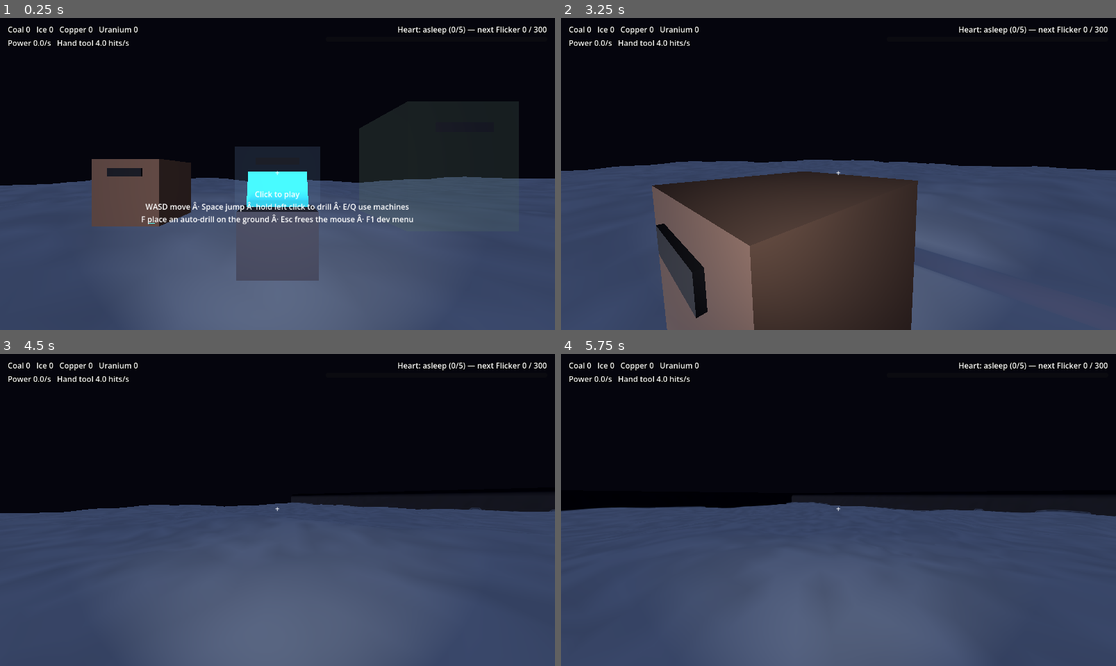
Above: before the commit, frames 1-4 (two rows, left to right).
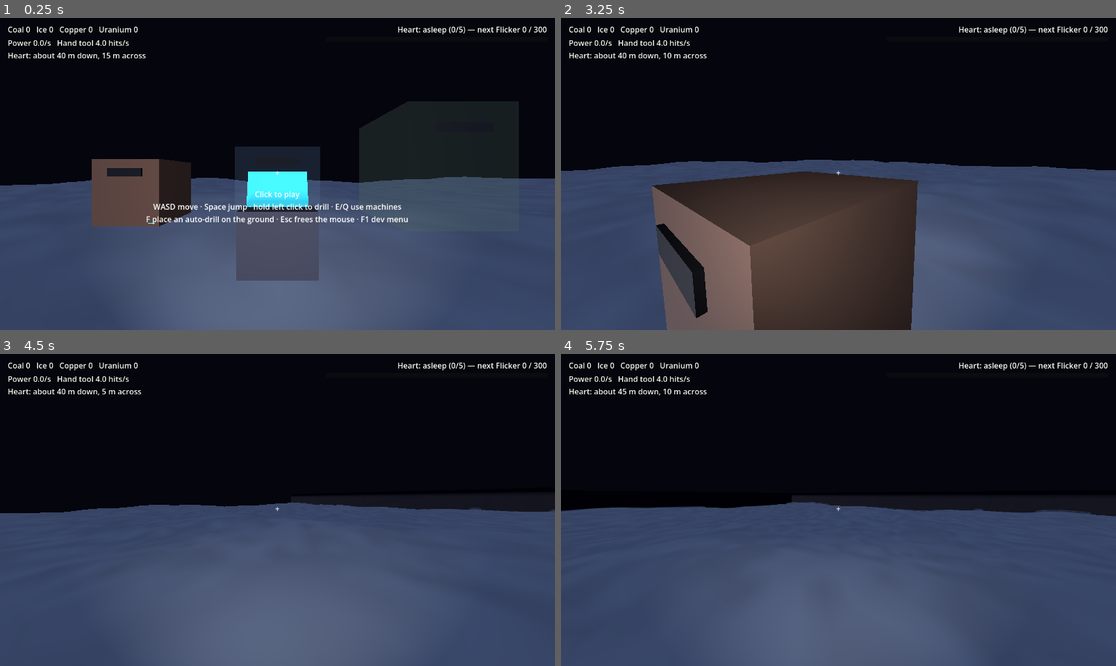
Above: after the commit, the same moments.

Repository: SneakKestrel16/Mininginc
Game: Godot game, scene res://src/main.tscn
Same seed, same stepped clock (60 frames per second), same inputs: the game is played once before the commit and once after it.
Inputs (mouse positions are in pixels of both pictures, inside the frame that each line leads up to):
- Up to frame 1 (0.25 s): no input
- Up to frame 2 (3.25 s): tap Enter at 0.5 s; move the mouse to (960, 158) at 0.52 s; hold D 0.53-1.28 s; tap E at 0.6 s; click (960, 158) at 0.67 s; tap Space at 0.77, 1.52, 3.02 s; move the mouse to (810, 174) at 1.27 s; hold W from 1.28 s (still down); tap Q at 1.35 s; click (810, 174) at 1.42 s; move the mouse to (849, 167) at 2.02 s; tap F at 2.1 s; click (849, 167) at 2.17 s; move the mouse to (832, 180) at 2.77 s; tap Ctrl at 2.85 s; click (832, 180) at 2.92 s
- Up to frame 3 (4.5 s): keep holding W; move the mouse to (316, 513) at 3.52 s; tap L at 3.6 s; click (316, 513) at 3.67 s; tap Space at 3.77 s; move the mouse to (233, 506) at 4.27 s; tap Tab at 4.35 s; click (233, 506) at 4.42 s
- Up to frame 4 (5.75 s): keep holding W; tap Space at 4.52 s; move the mouse to (844, 510) at 5.02 s; tap E at 5.1 s; click (844, 510) at 5.17 s

The runs differ from the first frame. In frame 1, 1.3% of the frame differs, in the area x 1-75%, y 11-67%; in frame 2, 0.3%; in frame 3, 0.2%; in frame 4, 0.2%.

Commit message:
feat: story 023 Heart buried in a sealed cavern (heartwake/story-023)
The Heart moves from the open pit by the base to a 7 m ball of air 40 m
down, generated as part of the density field so it costs no saved edits.
It places itself at the world's cavern centre. A low generated hum carries
60 m through the rock, its unshadowed light reaches walls of tunnels dug
near it, and the HUD gives its distance rounded to 5 m.

Also repairs mojibake (· and —) that commit 162e247 put into the hint,
HUD and VoxelWorld: an edit script read UTF-8 as cp1252.

Diff:
--- a/data/world.json
+++ b/data/world.json
@@ -12,8 +12,8 @@
 	"hand_drill_hits_per_second": 4.0,
 	"mouse_sensitivity": 0.0025,
 	"hand_power_bonus": 1.0,
-	"heart_chamber_min": [59, -9, 44],
-	"heart_chamber_max": [69, 0, 54],
+	"heart_cavern_center": [64.5, -40.5, 49.5],
+	"heart_cavern_radius": 7.0,
 	"drill_build_copper": 3,
 	"surface_bumps": 1.5,
 	"ore_noise_frequency": 0.08,
--- a/src/heart/heart_machine.gd
+++ b/src/heart/heart_machine.gd
@@ -1,19 +1,29 @@
-## The Heart as the player sees it: a huge machine in an open pit by the base
-## (brief: Milestone 3D item 18). It glows and pulses brighter and faster at each stage,
-## read from the stage index every frame, so a loaded save looks right at once.
+## The Heart as the player sees it: a huge machine sealed in a cavern deep under the base
+## (brief: Milestone 3D item 18, Milestone 4 item 26). It glows and pulses brighter and
+## faster at each stage, read from the stage index every frame, so a loaded save looks
+## right at once. Its light and a low hum reach up through the rock, so the player can
+## dig toward it.
 class_name HeartMachine
 extends Node3D
 
 ## The economy whose Heart this shows.
 @export var economy: Economy
-## Radius of the core, in blocks.
+## The world whose cavern it sits in; it moves to the cavern's centre.
+@export var world: VoxelWorld
+## Radius of the core, in metres.
 @export var radius := 3.0
+## Pitch of the hum, in hertz.
+@export var hum_hz := 55.0
 
 var _core_material := StandardMaterial3D.new()
 var _light := OmniLight3D.new()
+var _hum := AudioStreamPlayer3D.new()
+var _hum_phase := 0.0
 
 
 func _ready() -> void:
+	if world:
+		global_position = world.heart_center
 	var core := MeshInstance3D.new()
 	core.mesh = SphereMesh.new()
 	core.mesh.radius = radius
@@ -42,8 +52,17 @@
 	body.add_child(shape)
 	add_child(body)
 	_light.light_color = Color(1.0, 0.5, 0.25)
-	_light.omni_range = radius * 6.0
+	# No shadows, on purpose: the glow leaks through the rock onto tunnel walls near it.
+	_light.omni_range = radius * 8.0
 	add_child(_light)
+	var tone := AudioStreamGenerator.new()
+	tone.mix_rate = 22050.0
+	tone.buffer_length = 0.25
+	_hum.stream = tone
+	_hum.max_distance = 60.0
+	_hum.unit_size = 6.0
+	add_child(_hum)
+	_hum.play()
 
 
 func _process(_delta: float) -> void:
@@ -54,3 +73,17 @@
 	var beat := 0.5 + 0.5 * sin(Time.get_ticks_msec() / 1000.0 * TAU * (0.3 + 0.5 * awake))
 	_core_material.emission_energy_multiplier = (0.15 + 2.5 * awake) * (0.7 + 0.3 * beat)
 	_light.light_energy = (0.2 + 4.0 * awake) * (0.7 + 0.3 * beat)
+	_hum.volume_db = linear_to_db(0.3 + 0.7 * awake) - 6.0
+	_feed_hum()
+
+
+# A low sine with its second harmonic, written into the generator as it plays.
+func _feed_hum() -> void:
+	var playback := _hum.get_stream_playback() as AudioStreamGeneratorPlayback
+	if playback == null:
+		return
+	var rate: float = (_hum.stream as AudioStreamGenerator).mix_rate
+	for i in playback.get_frames_available():
+		var value := 0.6 * sin(_hum_phase) + 0.25 * sin(_hum_phase * 2.0)
+		playback.push_frame(Vector2(value, value))
+		_hum_phase = fmod(_hum_phase + TAU * hum_hz / rate, TAU * 2.0)
--- a/src/main.tscn
+++ b/src/main.tscn
@@ -76,10 +76,11 @@
 size = Vector3(3, 3.5, 3)
 color = Color(0.32, 0.4, 0.3, 1)
 
-[node name="Heart" type="Node3D" parent="." node_paths=PackedStringArray("economy")]
-transform = Transform3D(1, 0, 0, 0, 1, 0, 0, 0, 1, 64.5, -2.5, 49.5)
+[node name="Heart" type="Node3D" parent="." node_paths=PackedStringArray("economy", "world")]
+transform = Transform3D(1, 0, 0, 0, 1, 0, 0, 0, 1, 64.5, -40.5, 49.5)
 script = ExtResource("14_heart")
 economy = NodePath("../Economy")
+world = NodePath("../World")
 
 [node name="OreSight" type="MultiMeshInstance3D" parent="." node_paths=PackedStringArray("economy", "world", "player")]
 script = ExtResource("17_sight")
@@ -87,9 +88,10 @@
 world = NodePath("../World")
 player = NodePath("../Player")
 
-[node name="Hud" parent="." node_paths=PackedStringArray("economy", "player") instance=ExtResource("15_hud")]
+[node name="Hud" parent="." node_paths=PackedStringArray("economy", "player", "heart") instance=ExtResource("15_hud")]
 economy = NodePath("../Economy")
 player = NodePath("../Player")
+heart = NodePath("../Heart")
 
 [node name="Console" type="Node3D" parent="Machines" node_paths=PackedStringArray("economy", "overlay")]
 transform = Transform3D(1, 0, 0, 0, 1, 0, 0, 0, 1, 64.5, 1, 61.5)
--- a/src/player/player.tscn
+++ b/src/player/player.tscn
@@ -64,8 +64,8 @@
 offset_right = 340.0
 offset_bottom = 110.0
 text = "Click to play
-WASD move Â· Space jump Â· hold left click to drill Â· E/Q use machines
-F place an auto-drill on the ground Â· Esc frees the mouse Â· F1 dev menu"
+WASD move · Space jump · hold left click to drill · E/Q use machines
+F place an auto-drill on the ground · Esc frees the mouse · F1 dev menu"
 horizontal_alignment = 1
 
 [node name="Prompt" type="Label" parent="Crosshair"]
--- a/src/ui/hud.gd
+++ b/src/ui/hud.gd
@@ -11,6 +11,8 @@
 @export var economy: Economy
 ## Whose hand tool speed it shows.
 @export var player: Player
+## The buried Heart: the HUD says roughly how far it is.
+@export var heart: Node3D
 
 var _line_left := 0.0
 # Spoken lines still to show after the current one, oldest first.
@@ -35,6 +37,12 @@
 		counts.append("%s %d" % [id.capitalize(), ores[id]])
 	_inventory.text = "   ".join(counts)
 	_power.text = "Power %.1f/s   Hand tool %.1f hits/s" % [economy.power_per_second, player.hand_rate()]
+	if heart:
+		var to_heart := heart.global_position - player.global_position
+		# Rounded to 5 m: a sense of direction, not a map.
+		_power.text += "
+Heart: about %d m down, %d m across" % [snappedi(maxf(-to_heart.y, 0.0), 5),
+				snappedi(Vector2(to_heart.x, to_heart.z).length(), 5)]
 	var heart := economy.heart
 	var count := heart.stages.size()
 	var stage_name: String = "asleep" if heart.stage == 0 else heart.current()["name"]
--- a/src/world/voxel_world.gd
+++ b/src/world/voxel_world.gd
@@ -36,8 +36,10 @@
 var view_radius: int
 ## Radius of one scoop, in metres.
 var bite_radius: float
-## The Heart's cavern, generated as air: corners, inclusive.
-var chamber := AABB()
+## Centre of the Heart's cavern: a sealed ball of air deep under the base.
+var heart_center: Vector3
+## Radius of the Heart's cavern, in metres.
+var heart_radius: float
 # Where the machines stand: flat and never carved, so nothing floats.
 var _base := AABB()
 
@@ -65,7 +67,7 @@
 
 func _ready() -> void:
 	var world := _load_json(WORLD_PATH, ["chunk_size", "world_size", "max_depth", "crust_depth", "wall_height",
-			"view_radius_chunks", "heart_chamber_min", "heart_chamber_max", "surface_bumps", "ore_noise_frequency",
+			"view_radius_chunks", "heart_cavern_center", "heart_cavern_radius", "surface_bumps", "ore_noise_frequency",
 			"bite_radius", "bite_cost", "base_min", "base_max"])
 	var ores := _load_json(ORES_PATH, ["hardness_base", "hardness_per_block", "frozen_from_depth",
 			"frozen_hardness_multiplier", "ores"])
@@ -81,9 +83,8 @@
 	_ore_frequency = world["ore_noise_frequency"]
 	bite_radius = world["bite_radius"]
 	_bite_cost = world["bite_cost"]
-	var low := Vector3(world["heart_chamber_min"][0], world["heart_chamber_min"][1], world["heart_chamber_min"][2])
-	var high := Vector3(world["heart_chamber_max"][0], world["heart_chamber_max"][1], world["heart_chamber_max"][2])
-	chamber = AABB(low, high - low)
+	heart_center = Vector3(world["heart_cavern_center"][0], world["heart_cavern_center"][1], world["heart_cavern_center"][2])
+	heart_radius = world["heart_cavern_radius"]
 	var base_low := Vector3(world["base_min"][0], world["base_min"][1], world["base_min"][2])
 	var base_high := Vector3(world["base_max"][0], world["base_max"][1], world["base_max"][2])
 	_base = AABB(base_low, base_high - base_low)
@@ -107,10 +108,12 @@
 		for cz in chunks:
 			_open_chunks[Vector3i(cx, 0, cz)] = true
 			_open_chunks[Vector3i(cx, -1, cz)] = true
-	for x in [chamber.position.x, chamber.end.x]:
-		for y in [chamber.position.y - 1, chamber.end.y + 1]:
-			for z in [chamber.position.z, chamber.end.z]:
-				_open_chunks[chunk_of(Vector3i(x, y, z))] = true
+	var low := chunk_of(Vector3i((heart_center - Vector3.ONE * (heart_radius + 1)).floor()))
+	var high := chunk_of(Vector3i((heart_center + Vector3.ONE * (heart_radius + 1)).ceil()))
+	for cx in range(low.x, high.x + 1):
+		for cy in range(low.y, high.y + 1):
+			for cz in range(low.z, high.z + 1):
+				_open_chunks[Vector3i(cx, cy, cz)] = true
 	_ready_done = true
 	_seed_noise()
 
@@ -128,10 +131,10 @@
 		return SOLID
 	if _is_wall(pos):
 		return SOLID if pos.y <= wall_height else -1.0
-	if _in_chamber(pos):
-		return -1.0
 	var bumps := 0.0 if _base.has_point(Vector3(pos.x, _base.position.y, pos.z)) else _bumps
-	return 1.0 - pos.y + bumps * _ground_noise.get_noise_2d(pos.x, pos.z)
+	var ground := 1.0 - pos.y + bumps * _ground_noise.get_noise_2d(pos.x, pos.z)
+	# The cavern: a smooth ball of air, cut the way a scoop cuts.
+	return minf(ground, Vector3(pos).distance_to(heart_center) - heart_radius)
 
 
 ## True when the sample at [param pos] is solid ground.
@@ -285,11 +288,6 @@
 
 func _is_wall(pos: Vector3i) -> bool:
 	return pos.x == 0 or pos.z == 0 or pos.x == world_size - 1 or pos.z == world_size - 1
-
-
-func _in_chamber(pos: Vector3i) -> bool:
-	return pos.x >= chamber.position.x and pos.x <= chamber.end.x and pos.y >= chamber.position.y \
-			and pos.y <= chamber.end.y and pos.z >= chamber.position.z and pos.z <= chamber.end.z
 
 
 func _is_protected(pos: Vector3i) -> bool:
--- a/tests/unit/heartwake/voxel_world_check.gd
+++ b/tests/unit/heartwake/voxel_world_check.gd
@@ -68,6 +68,14 @@
 	world.carve(Vector3(64, 0, 60), 3.0)
 	failures += _check(world.is_solid(Vector3i(64, 0, 60)), "a scoop spares the base")
 
+	# The Heart's cavern: open air deep down, sealed by rock all the way up.
+	var top := Vector3i(world.heart_center.floor())
+	var sealed := true
+	for y in range(top.y + int(world.heart_radius) + 1, 1):
+		sealed = sealed and world.is_solid(Vector3i(top.x, y, top.z))
+	failures += _check(not world.is_solid(top) and world.heart_center.y < -30 and sealed,
+			"the Heart's cavern is open air 30 m+ down, sealed above")
+
 	# Digging: hits wait until a scoop's hardness, then a ball of ground goes and its ore counts.
 	var spot := Vector3(20.5, -20.5, 20.5)
 	var cell := Vector3i(spot.floor())
Not shown, changed: production/epics/heartwake/story-023-buried-heart.md
